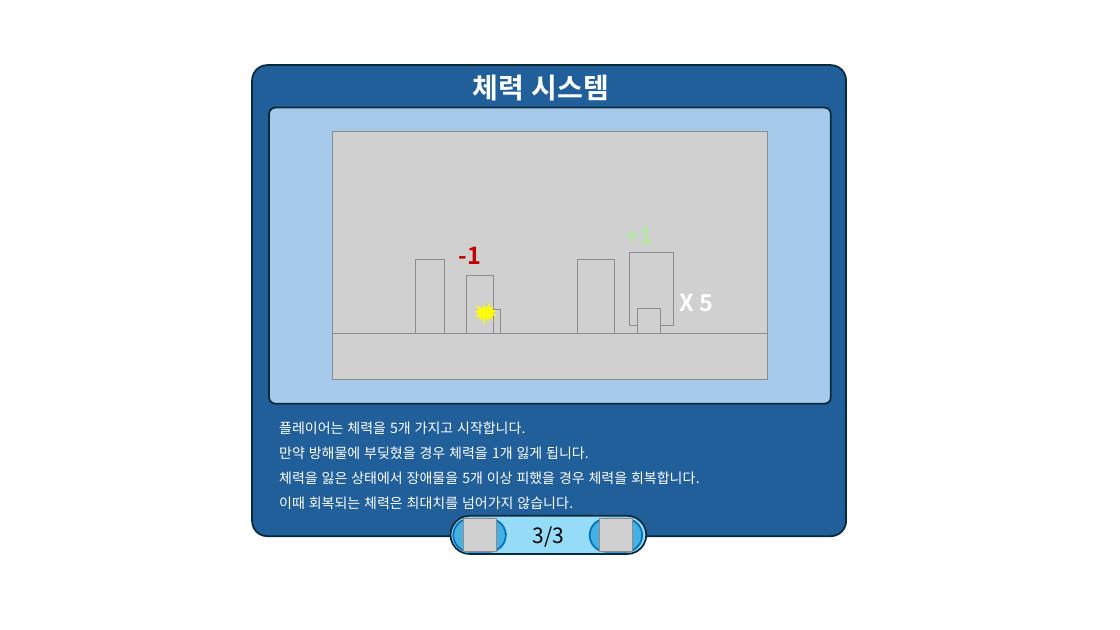
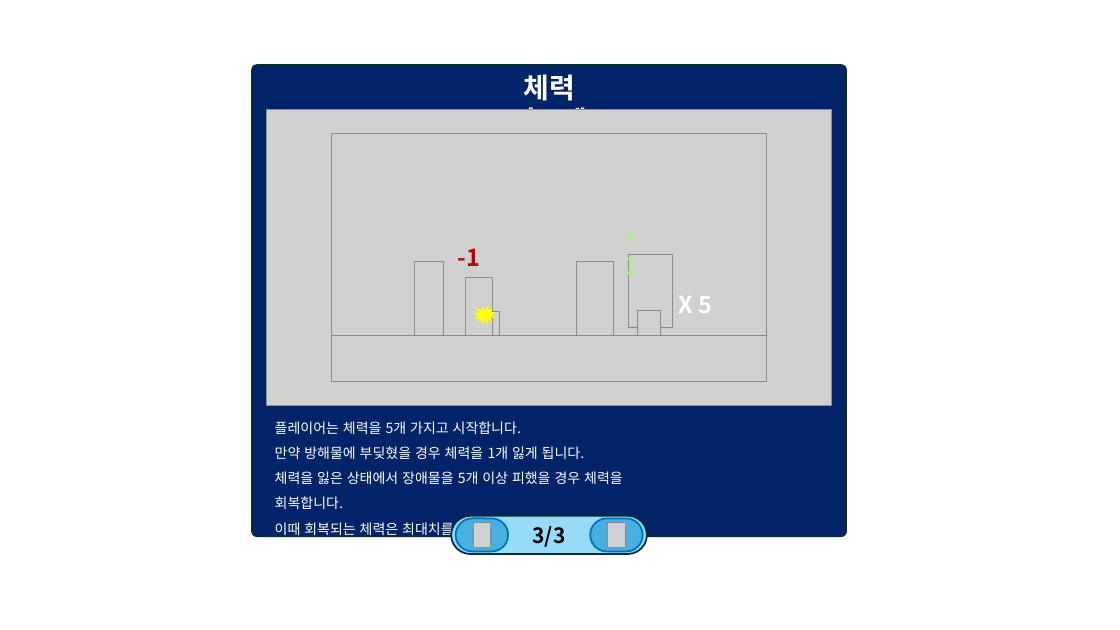
Before and after one commit to weariness00/Mandle_10Minute_Game, a slide deck: slide 33 of document/UI.pptx. Drawn at 1120x630 pixels with LibreOffice and Linux fonts; fonts in the diff are those of the drawing; grey boxes stand for pictures; background and template pictures are left out. Boxes give left, top, right and bottom in pixels: in the first picture for what was removed or moved away, otherwise in the second. Text is boxed around its words. In the diff, an @@ line names an element or a change of style, - is before the commit and + after.

```diff
--- a/document/UI.pptx
+++ b/document/UI.pptx
@@ rounded rectangle at (252,66,846,537): fill #215F9A to #002467; proportions changed @@
@@ text "체력 시스템" rewrapped from (472,74,609,101) to (510,74,587,134) @@
@@ picture added at (266,109,832,406) @@
@@ rounded rectangle removed at (269,108,831,404) @@
@@ text "+1" rewrapped from (626,227,654,244) to (625,254,639,281) @@
@@ text "플레이어는 체력을 5개 가지고 시작합니다." rewrapped from (279,421,700,509) to (275,421,623,538) @@
@@ rounded rectangle "3/3" at (451,516,647,554): bold on @@
@@ picture removed at (463,518,496,551) @@
@@ picture added at (473,523,491,547) @@
@@ picture removed at (600,518,633,551) @@
@@ picture added at (607,523,625,547) @@
```
Also in this commit, not shown: 2 other slides changed, 9 other files.
